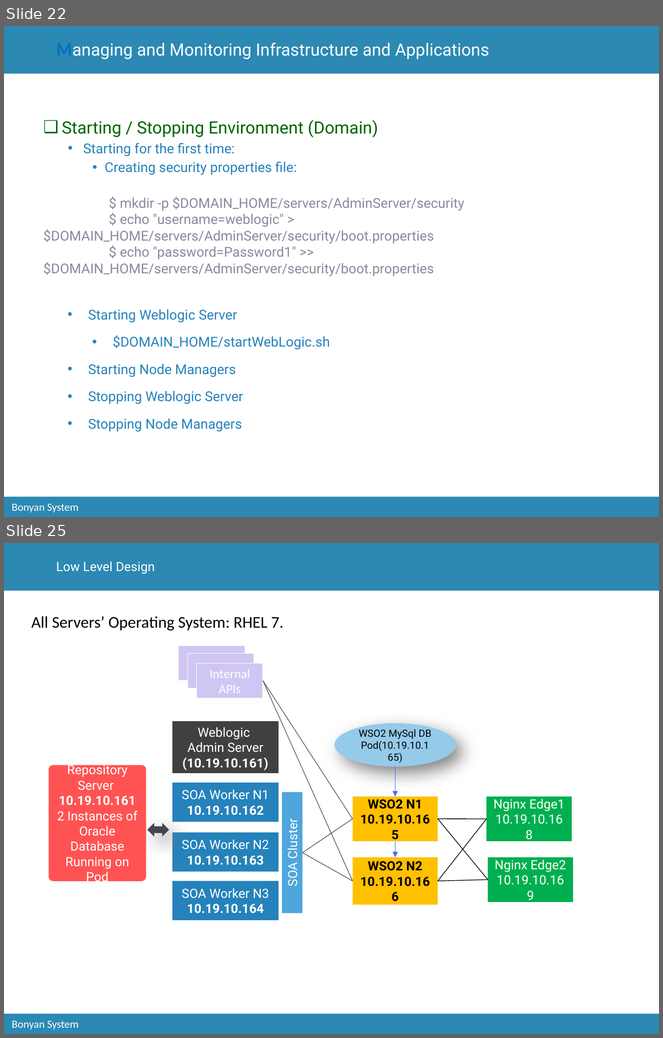
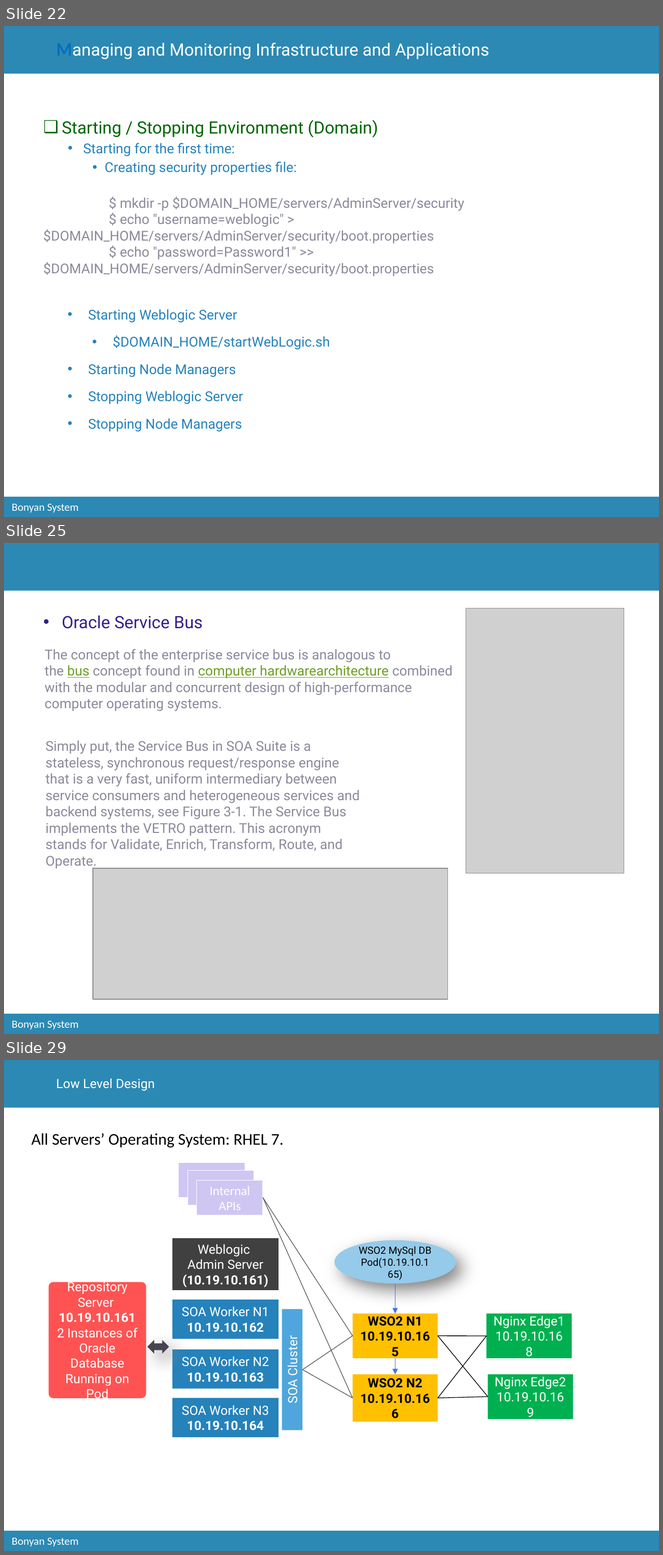
Before and after one commit to catcry/soaTraining, a slide deck: Presentation/soaTrainingPresentation.pptx. Shown one above the other, each under a label of ours: slides 22 and 25 before the commit, slides 22, 25 and 29 after it; the slides between them are not shown. The pictures are 663x1038 and 663x1555 pixels, drawn with LibreOffice and Linux fonts; fonts in the diff are those of the drawing; grey boxes stand for pictures; background and template pictures are left out. Boxes give left, top, right and bottom in pixels: in the first picture for what was removed or moved away, otherwise in the second. Text is boxed around its words. In the diff, an @@ line names an element or a change of style, - is before the commit and + after.

```diff
--- a/Presentation/soaTrainingPresentation.pptx
+++ b/Presentation/soaTrainingPresentation.pptx
@@ slide 25 added at [4,543,659,1034], background #FFFFFF; not listed: 3 template elements that a slide beside it also shows @@
@@ text added at [62,615,203,629], 18.8 pt, text #351D8C @@
+• Oracle Service Bus
@@ picture added at [466,609,624,874] @@
@@ text added at [45,649,453,711], 15 pt, text #8A8A9C @@
+The concept of the enterprise service bus is analogous to the bus concept found in computer hardwarearchitecture combined with the modular and concurrent design of high-performance computer operating systems.
@@ text added at [46,741,360,870], 15 pt, text #8A8A9C @@
+Simply put, the Service Bus in SOA Suite is a stateless, synchronous request/response engine that is a very fast, uniform intermediary between service consumers and heterogeneous services and backend systems, see Figure 3-1. The Service Bus implements the VETRO pattern. This acronym stands for Validate, Enrich, Transform, Route, and Operate.
@@ picture added at [93,869,448,1000] @@
@@ what was slide 25 is now slide 29 @@
```
Also in this commit, not shown: 3 slides changed, 3 other slides added.
